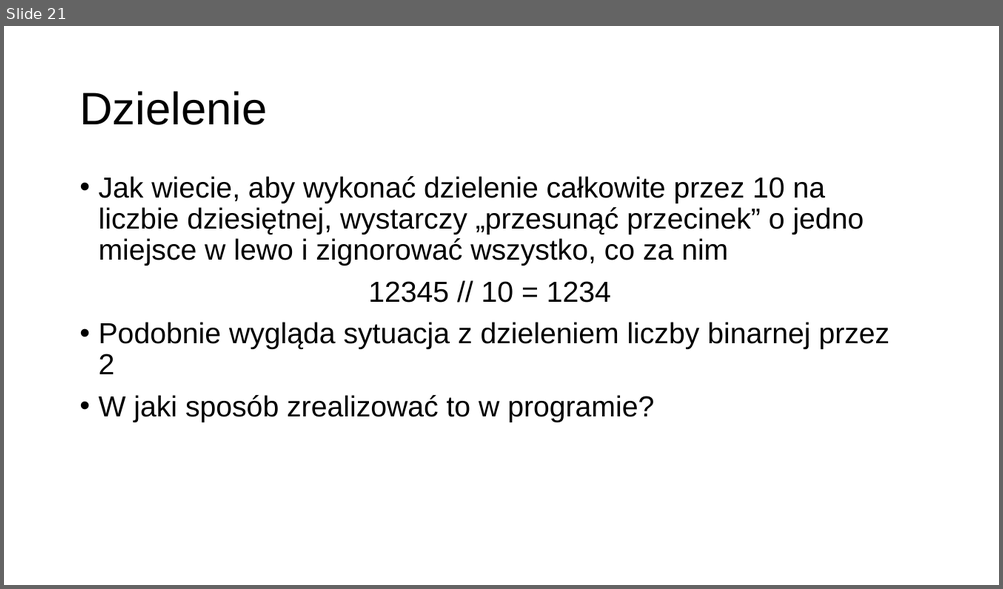
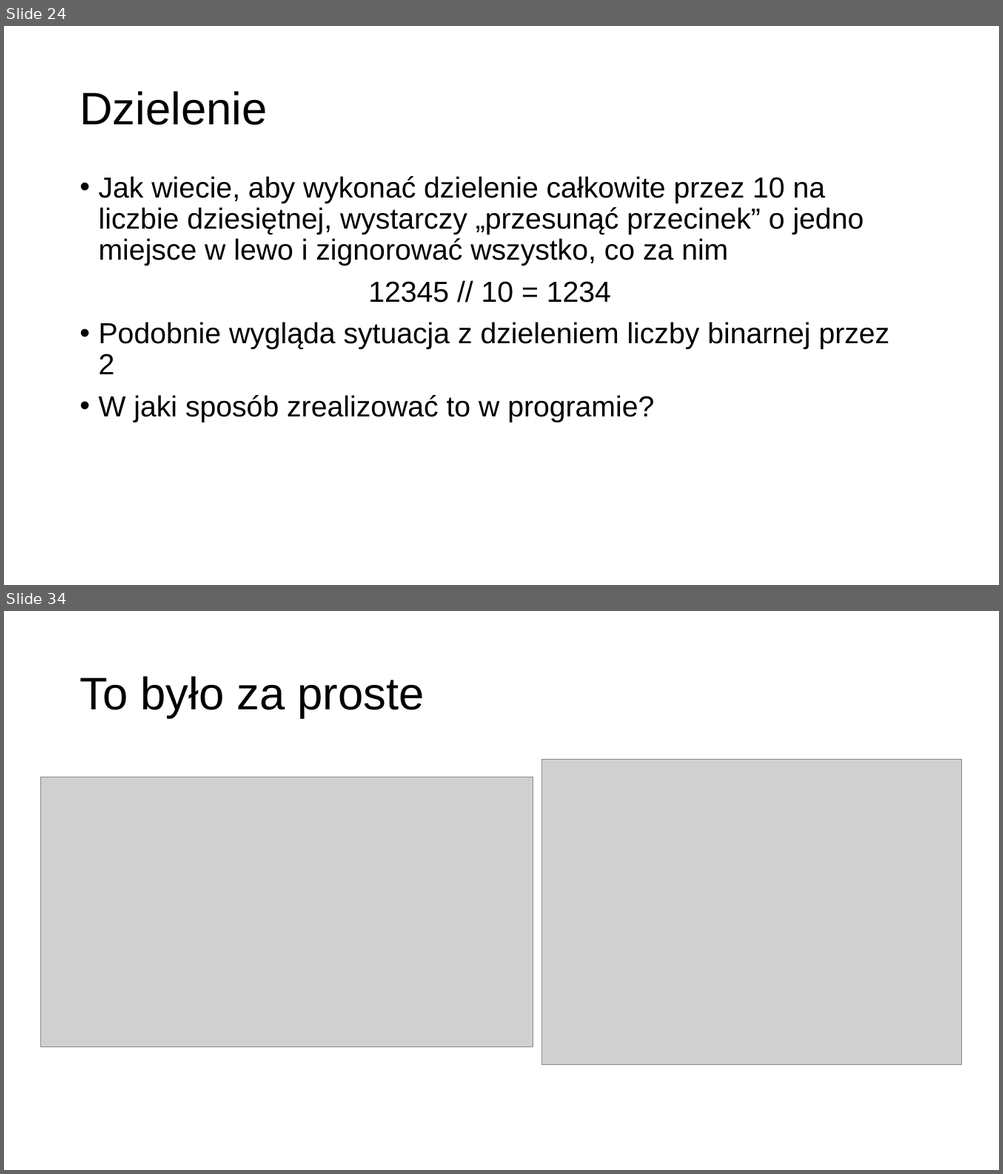
Before and after one commit to MikoStoro/ETI_Academy_Matura, a slide deck: prezentacje/Prezentacja2.pptx. Shown one above the other, each under a label of ours: slide 21 before the commit, slides 24 and 34 after it; the slides between them are not shown. The pictures are 1003x589 and 1003x1174 pixels, drawn with LibreOffice and Linux fonts; fonts in the diff are those of the drawing; grey boxes stand for pictures; background and template pictures are left out. Boxes give left, top, right and bottom in pixels: in the first picture for what was removed or moved away, otherwise in the second. Text is boxed around its words. In the diff, an @@ line names an element or a change of style, - is before the commit and + after.

```diff
--- a/prezentacje/Prezentacja2.pptx
+++ b/prezentacje/Prezentacja2.pptx
@@ slide 34 added at (x1=4, y1=611, x2=999, y2=1170), background picture (left out) @@
@@ title added at (x1=79, y1=676, x2=424, y2=718), 44 pt, text #000000 @@
+To było za proste
@@ picture added at (x1=542, y1=760, x2=962, y2=1065) @@
@@ picture added at (x1=40, y1=777, x2=533, y2=1048) @@
@@ what was slide 21 is now slide 24 @@
```
Also in this commit, not shown: 2 slides changed, 13 other slides added, 3 slides removed, 4 other files.
